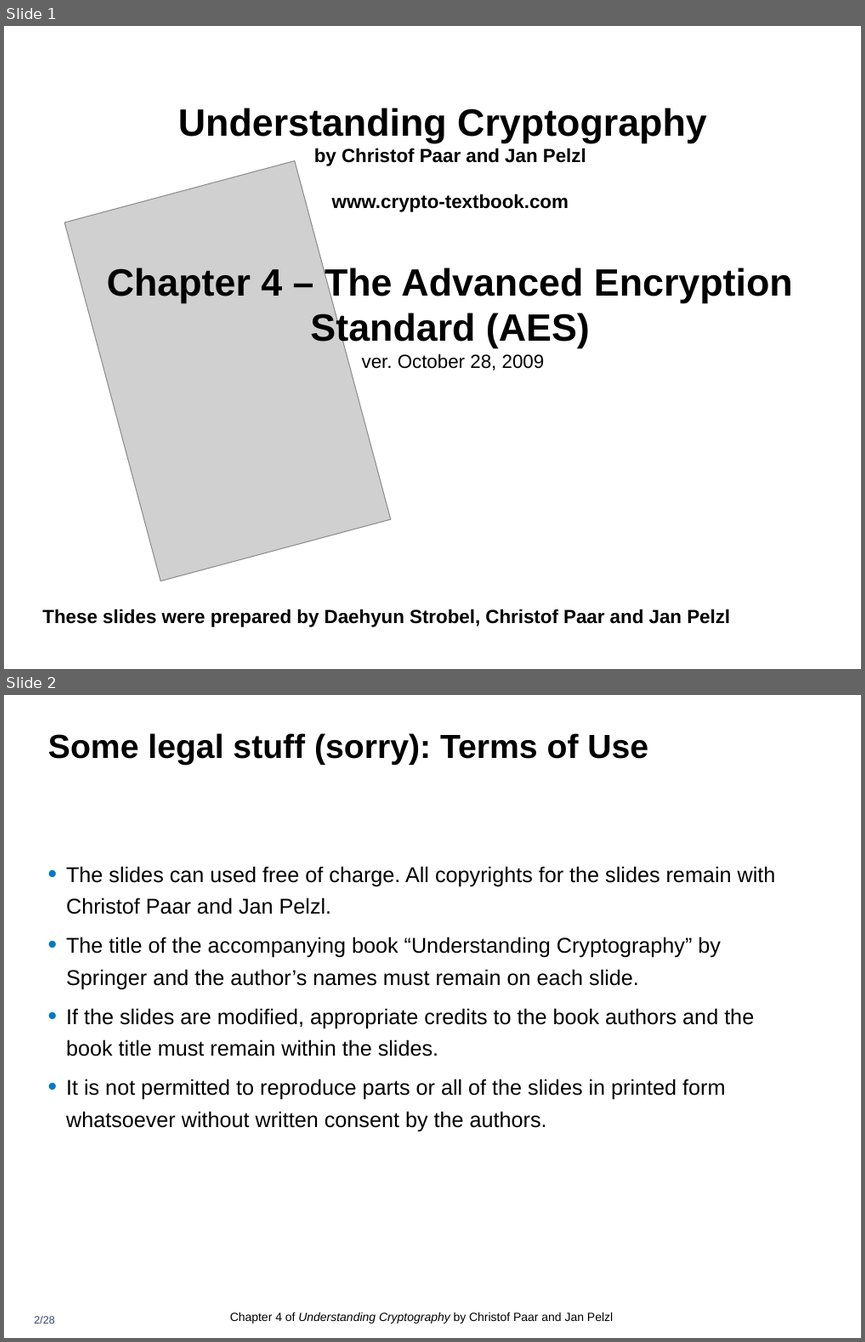
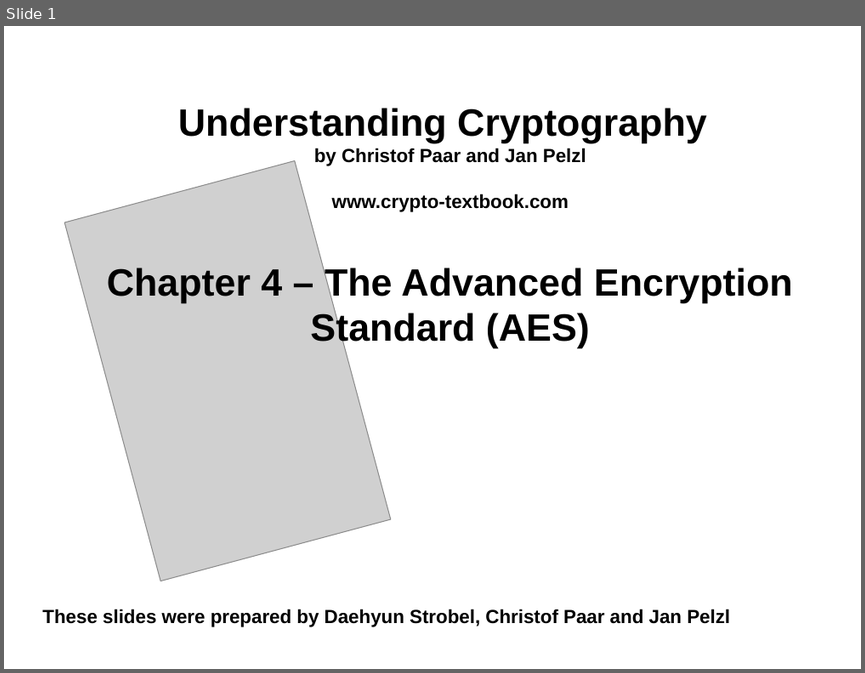
Before and after one commit to Emadalsuwat/emadalsuwat.github.io, a slide deck: cryptography/Lecture7.ppt. Shown one above the other, each under a label of ours: slides 1 and 2 before the commit, slide 1 after it. The pictures are 865x1342 and 865x673 pixels, drawn with LibreOffice and Linux fonts; fonts in the diff are those of the drawing; grey boxes stand for pictures. Boxes give left, top, right and bottom in pixels: in the first picture for what was removed or moved away, otherwise in the second. Text is boxed around its words. In the diff, an @@ line names an element or a change of style, - is before the commit and + after.

```diff
--- a/cryptography/Lecture7.ppt
+++ b/cryptography/Lecture7.ppt
@@ slide 2 removed at box(4, 695, 861, 1338), background #FFFFFF @@
@@ title removed at box(48, 733, 648, 765) @@
-Some legal stuff (sorry): Terms of Use
@@ text removed at box(66, 866, 776, 1131) @@
-• The slides can used free of charge. All copyrights for the slides remain with Christof Paar and Jan Pelzl.
-• The title of the accompanying book “Understanding Cryptography” by Springer and the author’s names must remain on each slide.
-• If the slides are modified, appropriate credits to the book authors and the book title must remain within the slides.
-• It is not permitted to reproduce parts or all of the slides in printed form whatsoever without written consent by the authors.
@@ page number removed at box(34, 1315, 55, 1323) @@
-2/28
@@ text removed at box(230, 1312, 613, 1323) @@
-Chapter 4 of Understanding Cryptography by Christof Paar and Jan Pelzl
@@ slide 1 changed as well @@
@@ title at box(107, 108, 793, 348): text changed @@
-Understanding Cryptography
-by Christof Paar and Jan Pelzl
-www.crypto-textbook.com
-Chapter 4 – The Advanced Encryption Standard (AES)
-ver. October 28, 2009
+Understanding Cryptography
+by Christof Paar and Jan Pelzl
+www.crypto-textbook.com
+Chapter 4 – The Advanced Encryption Standard (AES)
```
Also in this commit, not shown: 26 other slides changed.
